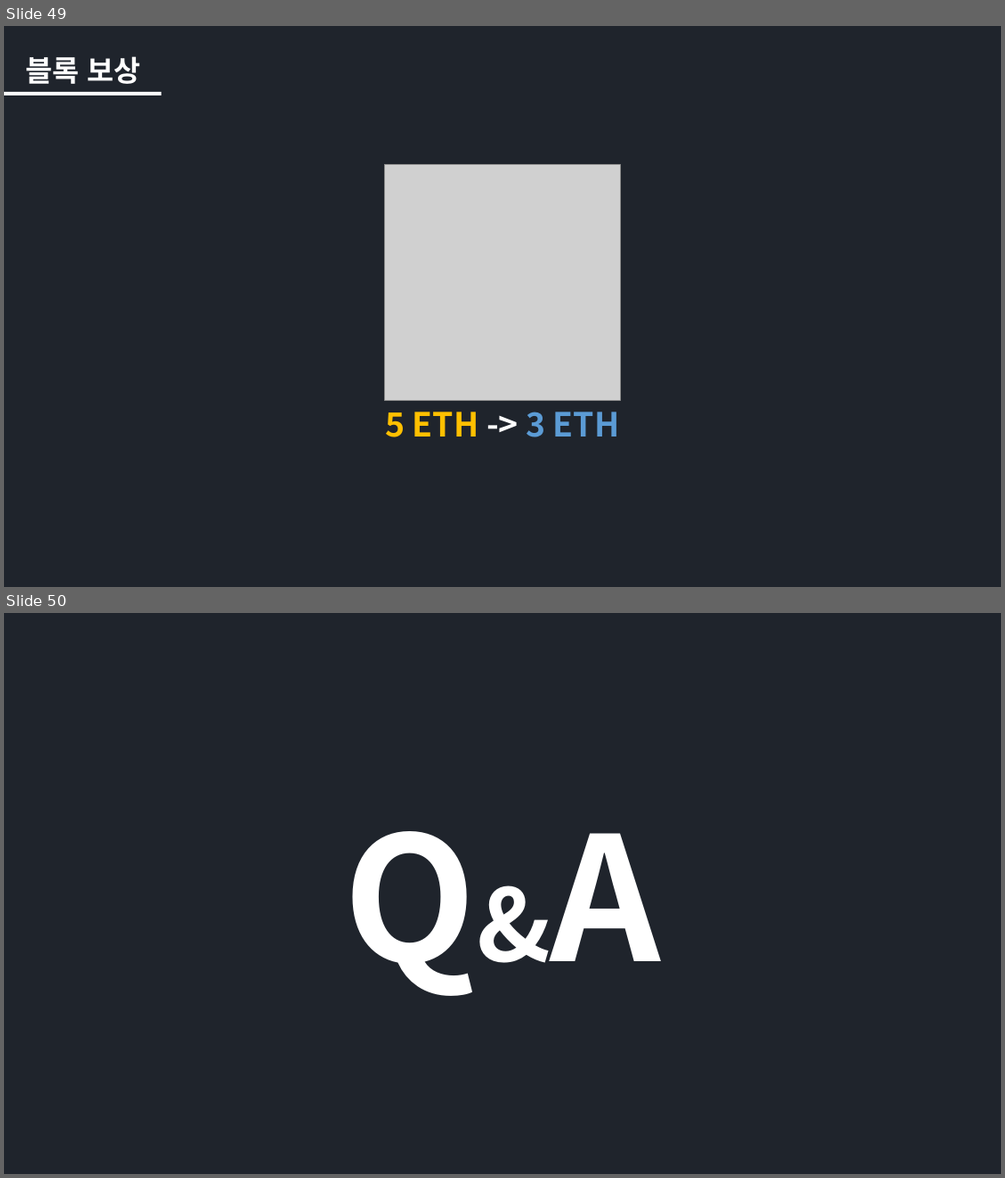
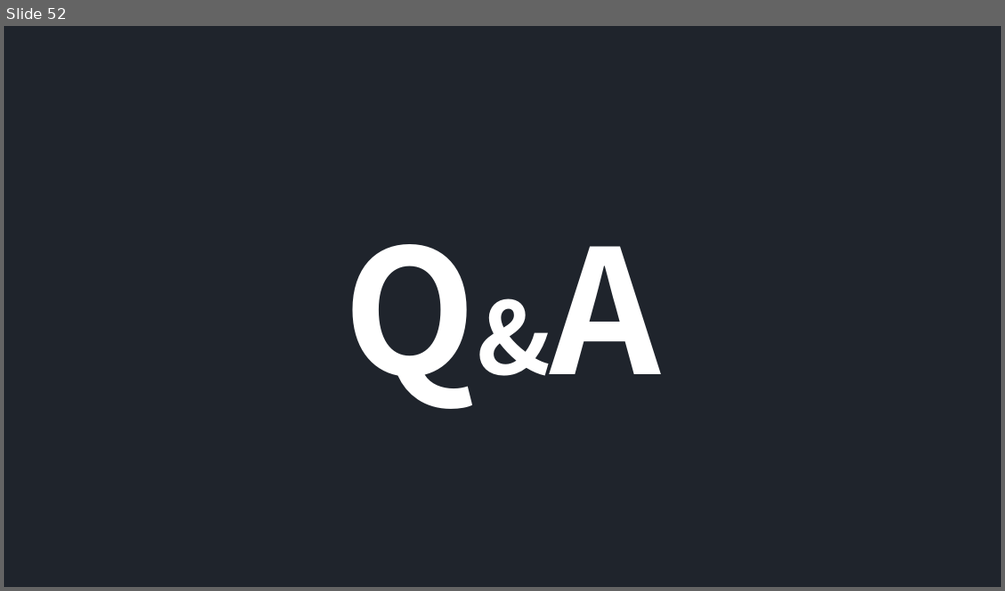
Before and after one commit to iKeyDev-KsJ/Blockchain-Academy, a slide deck: Week_1/Blockchain.pptx. Shown one above the other, each under a label of ours: slides 49 and 50 before the commit, slide 52 after it. The pictures are 1005x1178 and 1005x591 pixels, drawn with LibreOffice and Linux fonts; fonts in the diff are those of the drawing; grey boxes stand for pictures. Boxes give left, top, right and bottom in pixels: in the first picture for what was removed or moved away, otherwise in the second. Text is boxed around its words. In the diff, an @@ line names an element or a change of style, - is before the commit and + after.

```diff
--- a/Week_1/Blockchain.pptx
+++ b/Week_1/Blockchain.pptx
@@ slide 49 removed at bbox=[4, 26, 1001, 587], background #141921 at 95% opacity @@
@@ text removed at bbox=[25, 56, 141, 84] @@
-블록 보상
@@ rectangle removed at bbox=[4, 92, 162, 95] @@
@@ picture removed at bbox=[385, 165, 620, 401] @@
@@ text removed at bbox=[385, 411, 620, 437] @@
-5 ETH -> 3 ETH
@@ what was slide 50 is now slide 52 @@
```
Also in this commit, not shown: 9 slides changed, 38 slides added, 35 other slides removed, 8 other files.
